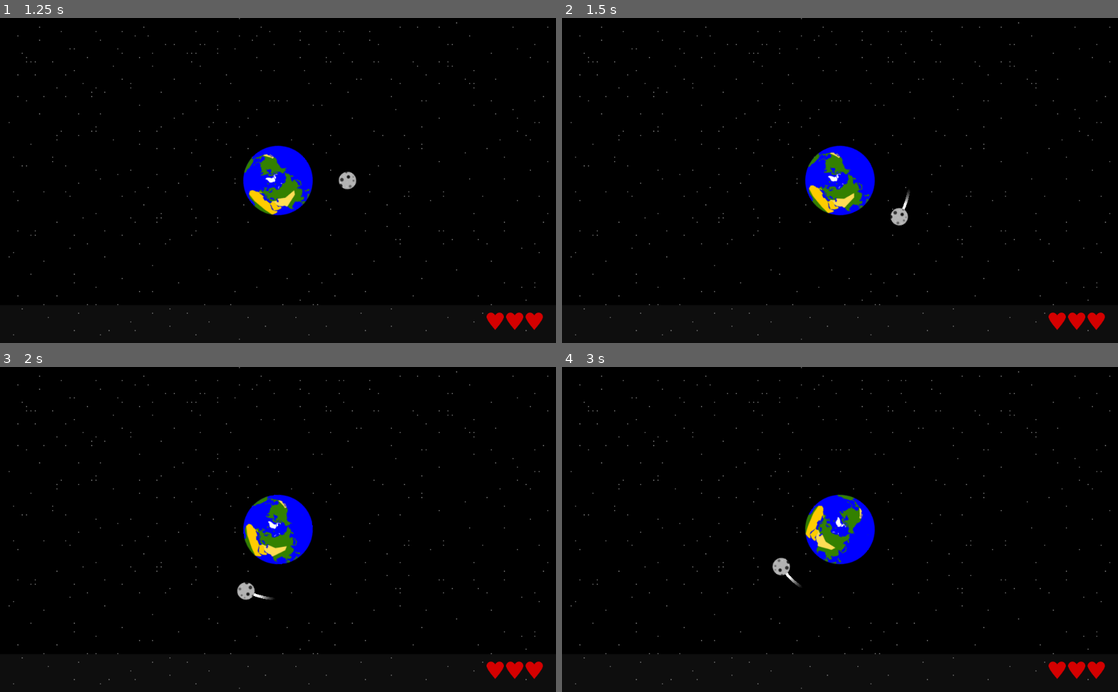
Above: before the commit, frames 1-4 (two rows, left to right).
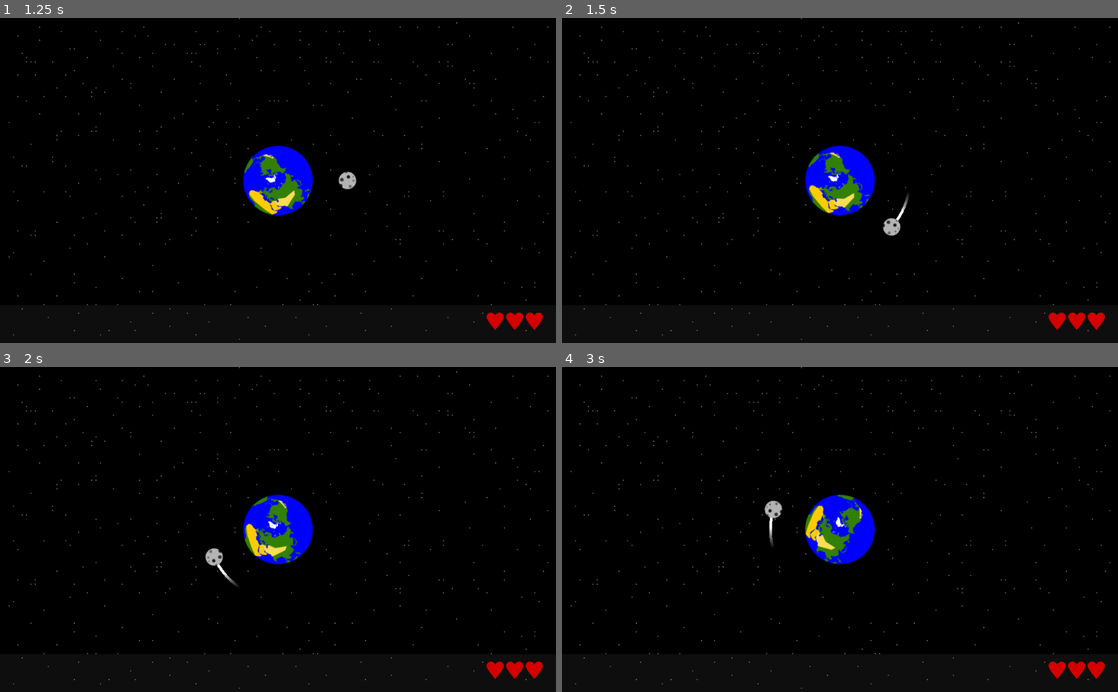
Above: after the commit, the same moments.

Repository: kreivi/Kuumela
Game: Godot game, scene res://main/main.tscn
Two runs of this game, one before a commit and one after it. Both use one fixed random seed, a clock stepped at 60 frames per second and the inputs below.
Inputs:
- Up to frame 1 (1.25 s): click "New Game" at 0.5 s
- Up to frame 2 (1.5 s): hold D (clockwise) from 1.28 s (still down)
- Up to frame 3 (2 s): keep holding D (clockwise)
- Up to frame 4 (3 s): release D (clockwise) at 2.03 s; tap A (counter_clockwise) at 2.1 s; hold D (clockwise) from 2.78 s (still down)

Frame 1 is identical in both runs. In frame 2, 0.3% of the frame differs, in the area x 57-63%, y 53-68%; in frame 3, 0.4%; in frame 4, 0.4%, in the area x 36-43%, y 41-68%.

Commit message:
Handle new game & game over in earth script

Diff:
--- a/earth/earth.gd
+++ b/earth/earth.gd
@@ -36,3 +36,10 @@
 
 func impact_fx(body):
 	$ImpactSFX.play()
+
+func new_game():
+	$MoonSpatial.rotation = 0
+	visible = true
+
+func game_over():
+	visible = false
--- a/earth/earth.tscn
+++ b/earth/earth.tscn
@@ -10,6 +10,7 @@
 
 [node name="Earth" type="Area2D"]
 script = ExtResource( 2 )
+speed = 4
 
 [node name="EarthCollision" type="CollisionShape2D" parent="."]
 shape = SubResource( 1 )
--- a/world/world.gd
+++ b/world/world.gd
@@ -12,14 +12,14 @@
 	randomize()
 
 func new_game():
-	$Earth.visible = true
+	$Earth.new_game()
 	$AsteroidSpawner.start()
 	calc_difficulty()
 
 func game_over():
 	get_tree().call_group('asteroids', 'queue_free')
 	$AsteroidSpawner.stop()
-	$Earth.visible = false
+	$Earth.game_over()
 	difficulty_factor = 1
 
 func calc_difficulty():
